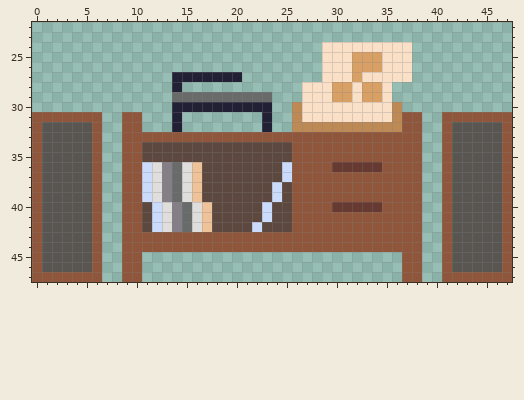
A pixel-art file gets an edit: assets/stereo/stereo.aseprite. Above: the version before the commit.
48x48 pixels, 1 frame. Shown: x 0..47, y 22..47.
After:
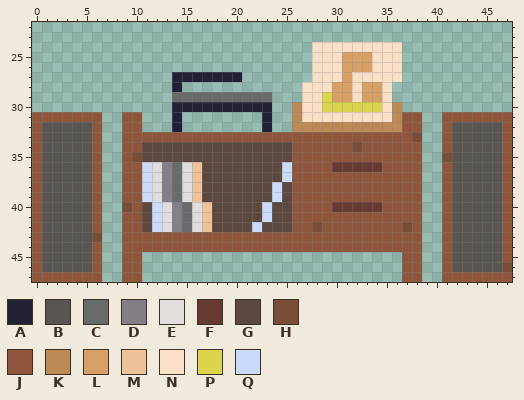
Palette (. is transparent): A #222034  B #595652  C #696a6a  D #847e87  E #e0dddd  F #663931  G #5c483f  H #7a4d37  J #8f563b  K #bd8955  L #d9a066  M #eec39a  N #fae0c7  P #dbd54c  Q #cbdbfc
Change:
Colour H replaces colour J in row 33 at x 38; in row 34 at x 32; in row 35 at x 10 and 41; in row 40 at x 9; in row 42 at x 28 and 37; in row 43 at x 6.
Colour H replaces colour J in row 46 at x 47.
Colour L replaces colour N in rows 25 to 27 at x 31.
Colour N is added in rows 24 to 27 at x 28.
Colour N replaces colour L in rows 25 to 26 at x 34; in row 27 at x 32.
Colour P replaces colour N in row 29 at x 29; in row 30 at x 29 to 34.
The edit erases colour N in rows 24 to 27 at x 37.
Changed places in both pictures, as pixel boxes (x1, y1, x2, y2):
changed: (312, 42, 452, 162)
changed: (132, 152, 142, 162)
changed: (92, 202, 132, 242)
changed: (312, 222, 322, 232)
changed: (402, 222, 412, 232)
changed: (502, 262, 512, 272)
